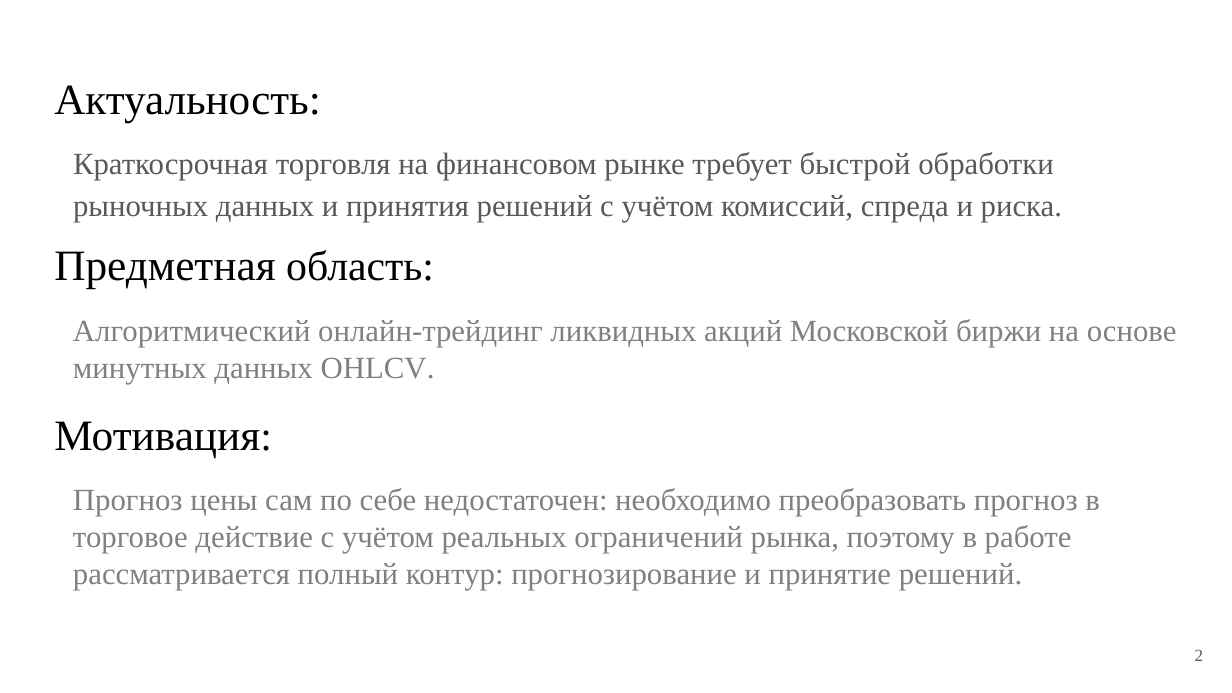
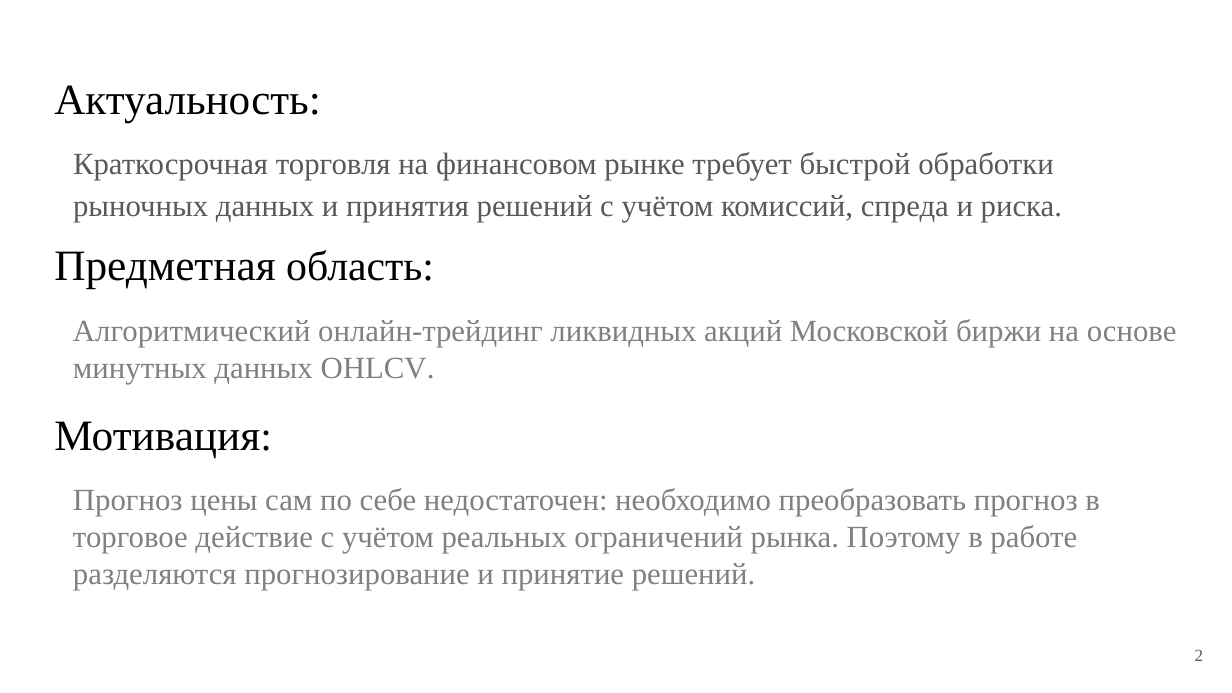
Before and after one commit to PetrovKirill00/BKP, a slide deck: slide 2 of Презентация.pptx. Drawn at 1232x693 pixels with LibreOffice and Linux fonts; fonts in the diff are those of the drawing. Boxes give left, top, right and bottom in pixels: in the first picture for what was removed or moved away, otherwise in the second. Text is boxed around its words. In the diff, an @@ line names an element or a change of style, - is before the commit and + after.

```diff
--- a/Презентация.pptx
+++ b/Презентация.pptx
@@ text at [73, 488, 1100, 590]: text changed @@
-Прогноз цены сам по себе недостаточен: необходимо преобразовать прогноз в торговое действие с учётом реальных ограничений рынка, поэтому в работе рассматривается полный контур: прогнозирование и принятие решений.
+Прогноз цены сам по себе недостаточен: необходимо преобразовать прогноз в торговое действие с учётом реальных ограничений рынка. Поэтому в работе разделяются прогнозирование и принятие решений.
```
Also in this commit, not shown: 3 other slides changed, 1 other file.
